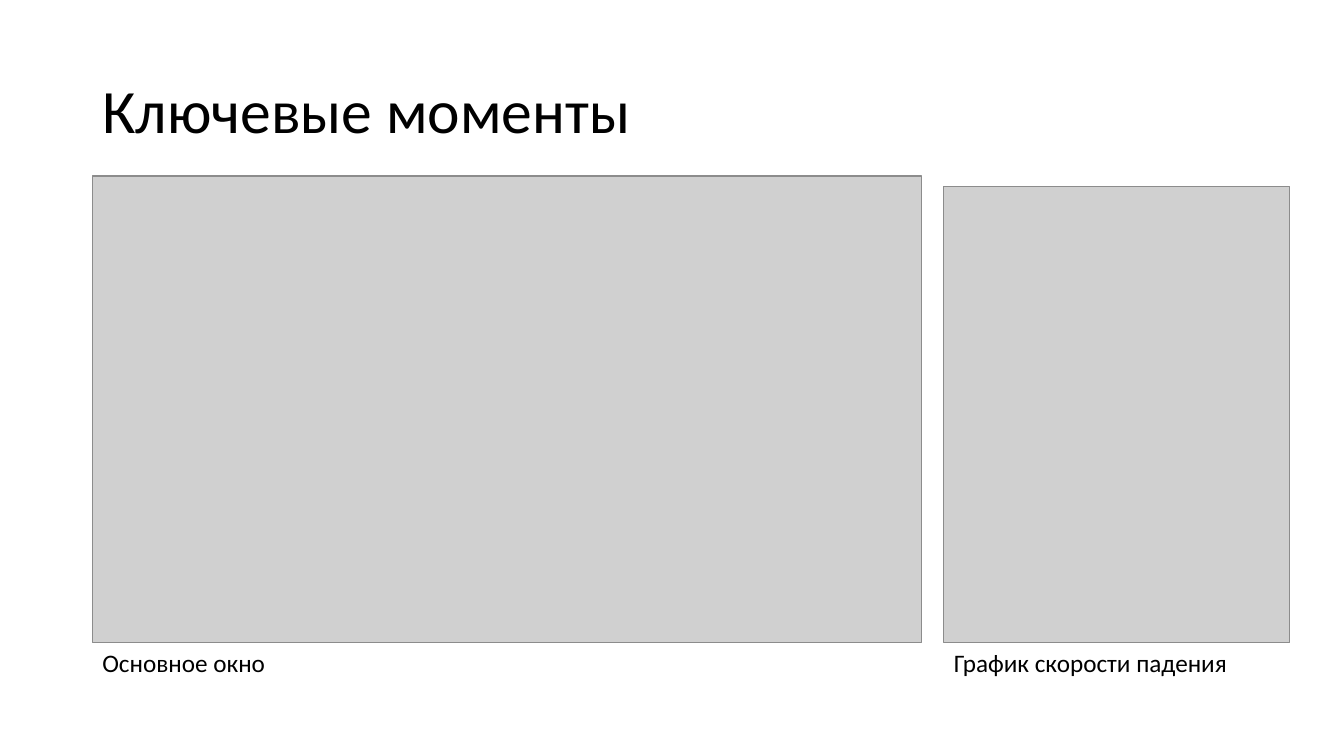
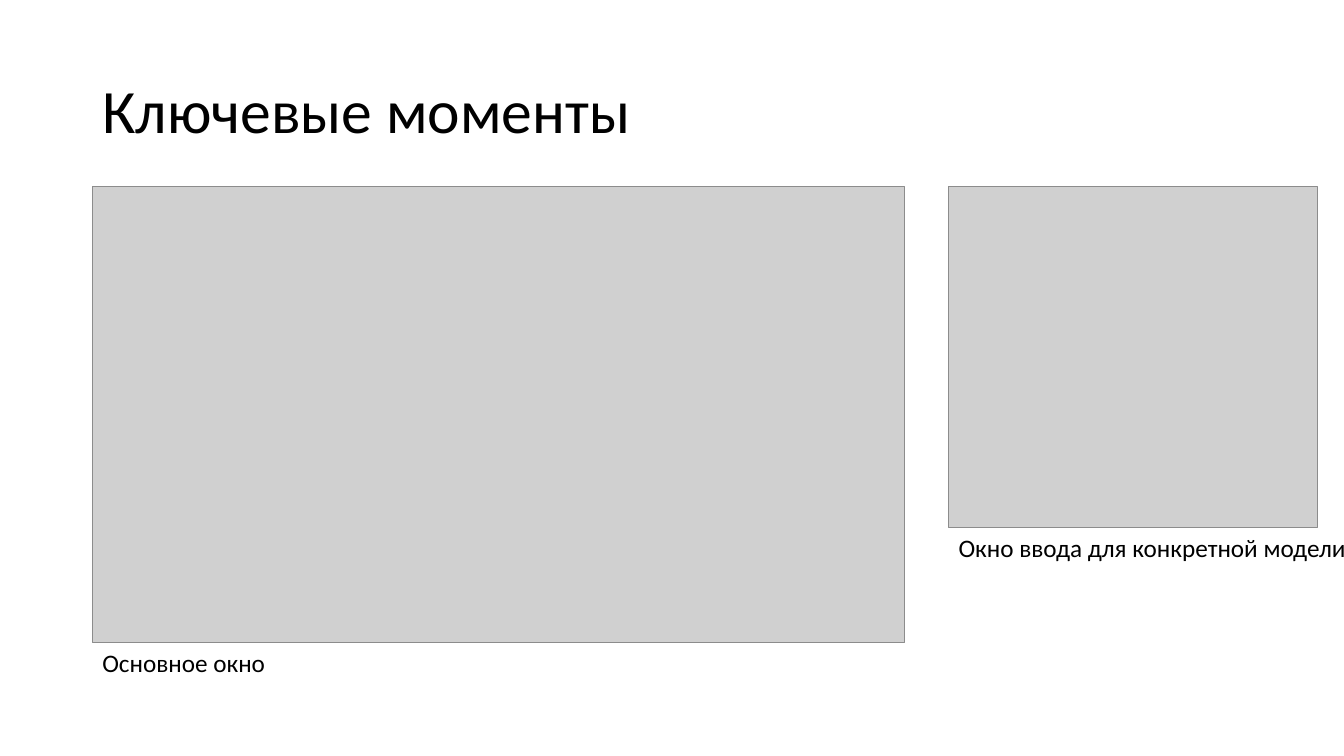
Before and after one commit to Zhur06/SchoolProject1-MathModeling-of-item-drop, a slide deck: slide 8 of Презентация.pptx. Drawn at 1344x756 pixels with LibreOffice and Linux fonts; fonts in the diff are those of the drawing; grey boxes stand for pictures. Boxes give left, top, right and bottom in pixels: in the first picture for what was removed or moved away, otherwise in the second. Text is boxed around its words. In the diff, an @@ line names an element or a change of style, - is before the commit and + after.

```diff
--- a/Презентация.pptx
+++ b/Презентация.pptx
@@ picture: place and size @@
-picture at [93,176,923,643]
+picture at [93,187,904,643]
@@ picture: place and size @@
-picture at [944,187,1290,643]
+picture at [949,187,1318,528]
@@ text added at [959,540,1344,561], 18 pt, text #000000 @@
+Окно ввода для конкретной модели
@@ text removed at [954,655,1227,676] @@
-График скорости падения
```
Also in this commit, not shown: 2 other slides changed, 1 slide removed.
